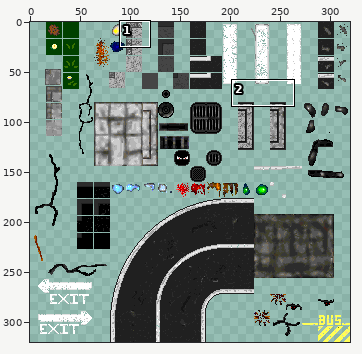
Edited in one commit: sprite sheet (Assets/Graph/images/sol_urbain.png). The picture above shows the old version from afar; the outline marks the close-up.
Close-up. First the earlier version:
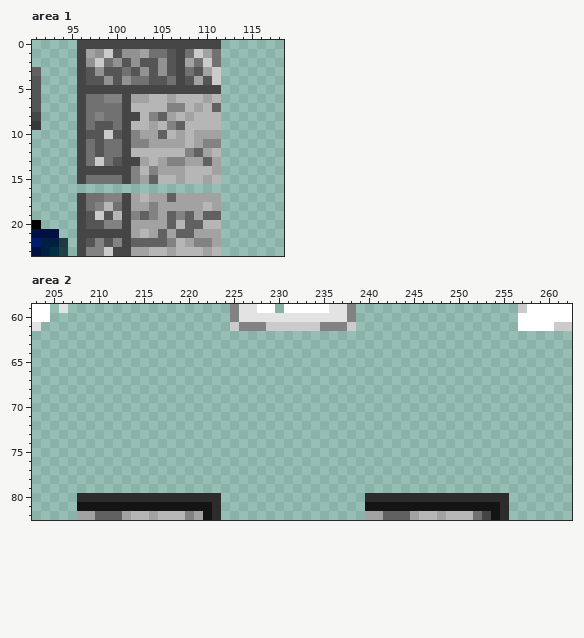
The file is 320x320 pixels. Colours within 5 levels of each other are drawn and written as one. Shown: area 1: x 91..118, y 0..23; area 2: x 203..262, y 59..82. The commit also changed other parts of the picture, which this record leaves out.
And afterwards:
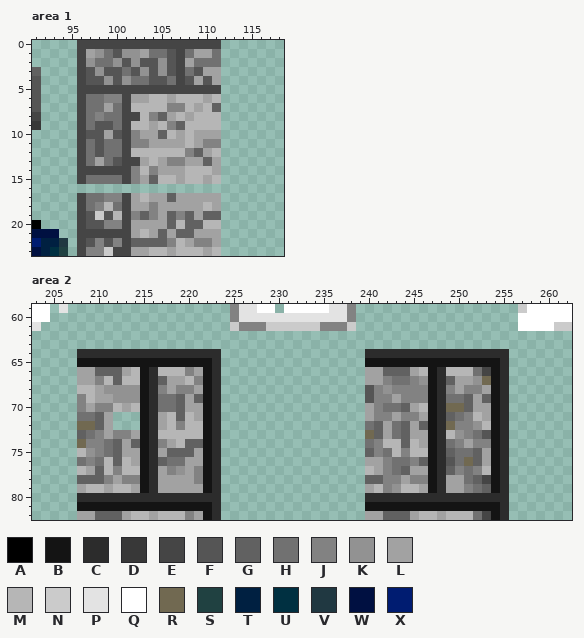
Palette (. is transparent): A #000000  B #141414  C #2c2c2c  D #383838  E #454545  F #555555  G #616161  H #717171  J #828282  K #929292  L #a2a2a2  M #b6b6b6  N #cbcbcb  P #e3e3e3  Q #ffffff  R #716951  S #204141  T #002041  U #003041  V #203841  W #001041  X #001c71
From old to new:
Changed rows in their new state; - is an unchanged pixel.
Area 1:
first column x 98:
 1 -H---------L--
 2 H-----------H-
 3 -------------L
 4 -------------L
 7 -L------------
10 -L------------
13 L-------------
Area 2:
first column x 208:
64 CCCCCCCCCCCCCCCC----------------CCCCCCCCCCCCCCCC
65 BBBBBBBBBBBBBBBC----------------BBBBBBBBBBBBBBBC
66 LLGGGLMBCMMMJLBC----------------LLGGGLMBCMMMHEBC
67 LLJMGMMBCGLLMJBC----------------LLJHHJKBCGLLKRBC
68 MMLKKKKBCJLJJLBC----------------FJKJJJJBCJLJJLBC
69 JMLLKKKBCHHGLGBC----------------FJJLJJJBCHHGLGBC
70 JLJJMLMBCHHGLLBC----------------LJHHGLMBCRRGLLBC
71 HHGL---BCLMGMLBC----------------LJJLJJLBCGHJMLBC
72 RRGL---BCLMJMMBC----------------HGLHGLGBCRJJKMBC
73 GHJLJJLBCMMMMMBC----------------RGLHGLLBCMKJHFBC
74 RJJHGLGBCJLMGGBC----------------HJMMGMLBCHJLJJBC
75 MKJHGLLBCLGGGLBC----------------GJHMJMMBCGHHGLBC
76 HJHMGMLBCGHHLLBC----------------LLJHHJGBCFHRGLBC
77 MLGMJMMBCLJKLJBC----------------MLJHGLLBCGJHJMBC
78 GGGJLJJBCLLLLJBC----------------GGJJLJJBCLLHGEBC
79 LMMLMMLBCLLLLLBC----------------LMJKMMLBCLLJHGBC
Pixel boxes of the changes (left, top, right, bottom) in both close-ups:
changed: (95, 49, 113, 67)
changed: (194, 49, 221, 85)
changed: (95, 103, 113, 166)
added: (77, 349, 221, 493)
added: (365, 349, 509, 493)
